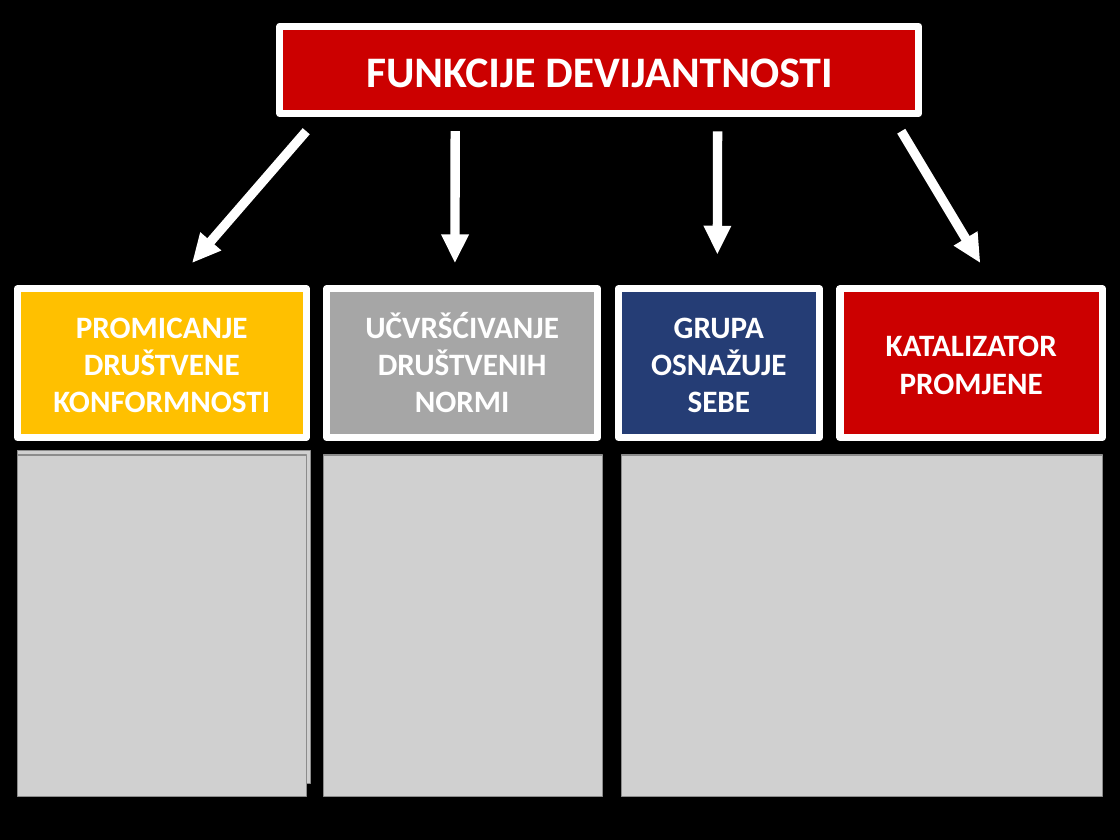
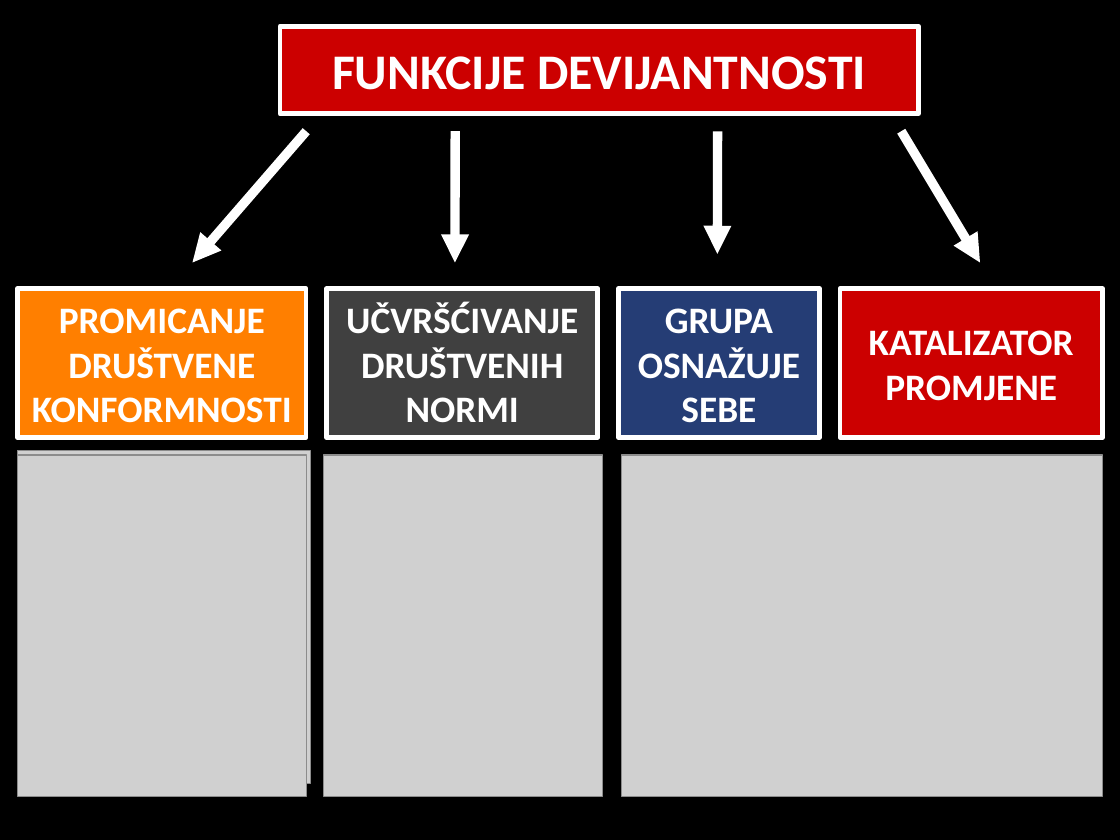
Before and after one commit to srednja-skola/sociologija, a slide deck: slide 20 of data/pptx/005_socijalizacija_i_identitet.pptx (slide 21 before the commit). Drawn at 1120x840 pixels with LibreOffice and Linux fonts; fonts in the diff are those of the drawing; grey boxes stand for pictures. Boxes give left, top, right and bottom in pixels: in the first picture for what was removed or moved away, otherwise in the second. Text is boxed around its words. In the diff, an @@ line names an element or a change of style, - is before the commit and + after.

```diff
--- a/data/pptx/005_socijalizacija_i_identitet.pptx
+++ b/data/pptx/005_socijalizacija_i_identitet.pptx
@@ rectangle "FUNKCIJE DEVIJANTNOSTI" at box(280, 26, 918, 113): size 28 to 32 pt; outline #FFFFFF 4.5 pt to #FFFFFF 3 pt @@
@@ rectangle "PROMICANJE DRUŠTVENE KONFORMNOSTI" at box(18, 289, 307, 438): size 20 to 24 pt; fill #FFC000 to #FF7F00; outline #FFFFFF 4.5 pt to #FFFFFF 3 pt @@
@@ rectangle "UČVRŠĆIVANJE DRUŠTVENIH NORMI" at box(327, 289, 598, 438): size 20 to 24 pt; fill #A6A6A6 to #404040; outline #FFFFFF 4.5 pt to #FFFFFF 3 pt @@
@@ rectangle "GRUPA OSNAŽUJE SEBE" at box(618, 289, 820, 438): size 20 to 24 pt; outline #FFFFFF 4.5 pt to #FFFFFF 3 pt @@
@@ rectangle "KATALIZATOR PROMJENE" at box(840, 289, 1102, 438): size 20 to 24 pt; outline #FFFFFF 4.5 pt to #FFFFFF 3 pt @@
```
Also in this commit, not shown: 17 other slides changed, 5 slides added, 3 slides removed.
